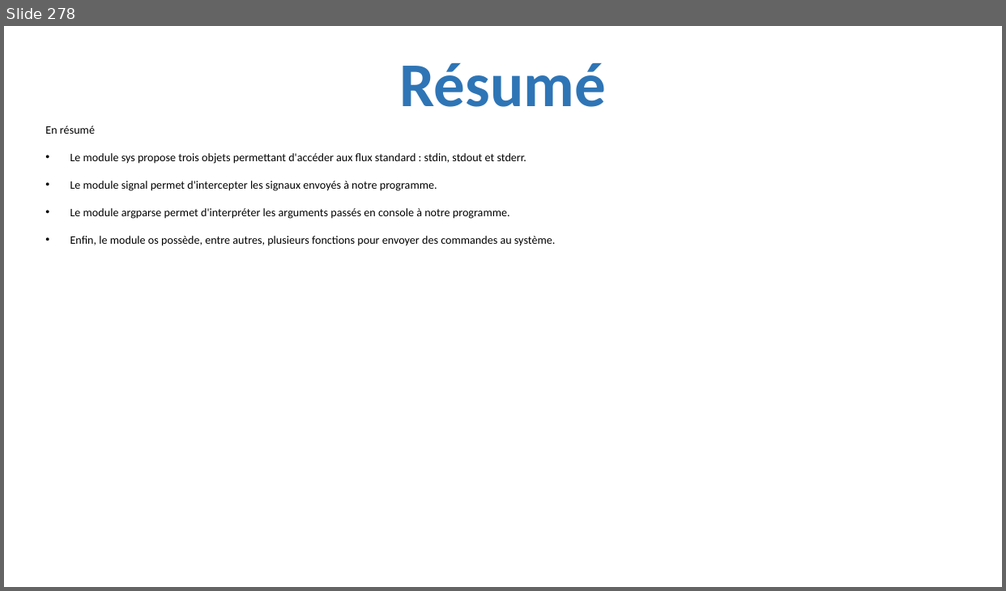
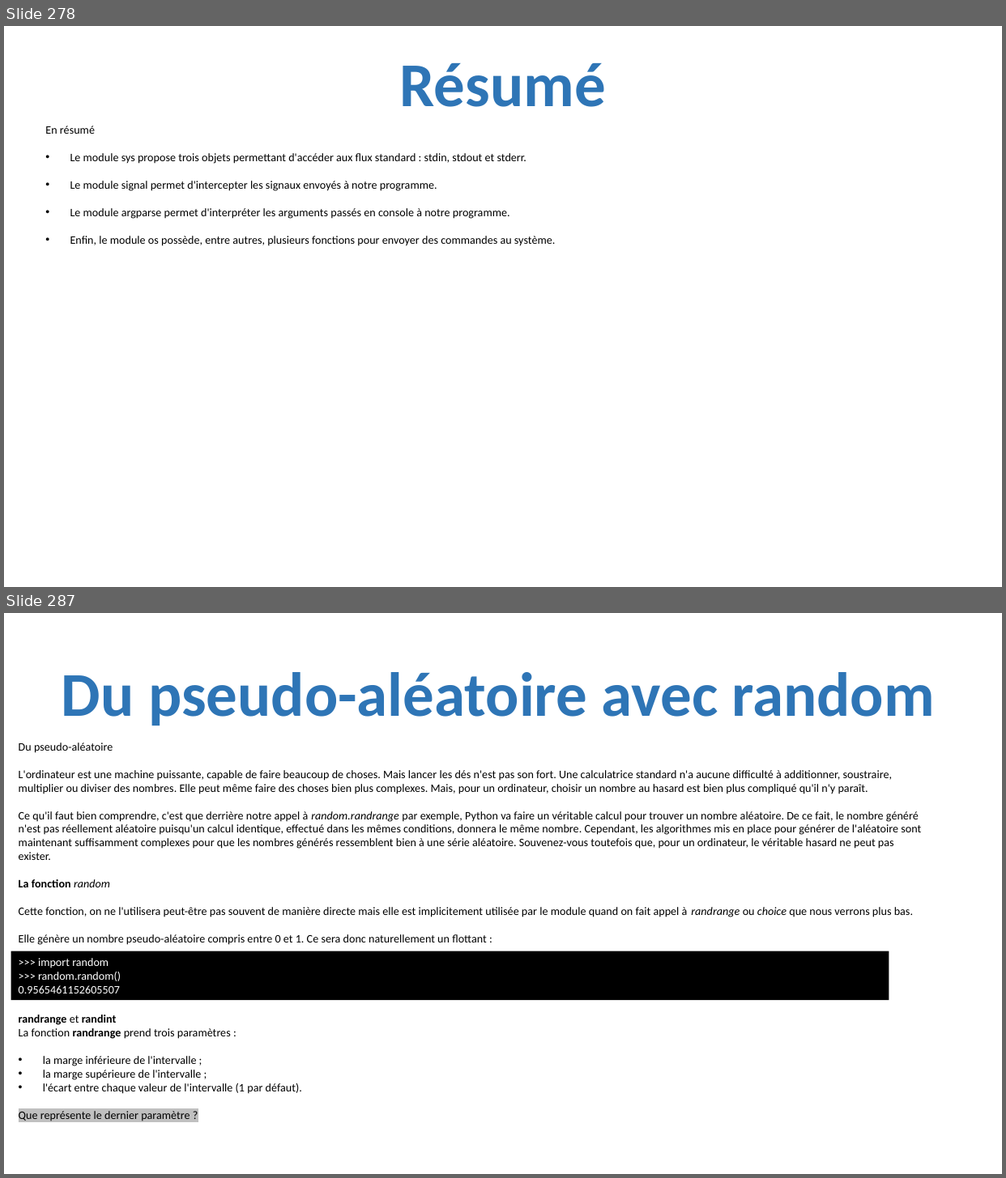
Before and after one commit to julienPalleau/PythonDoc, a slide deck: Python-resume.pptx. Shown one above the other, each under a label of ours: slide 278 before the commit, slides 278 and 287 after it; the slides between them are not shown. The pictures are 1006x591 and 1006x1178 pixels, drawn with LibreOffice and Linux fonts; fonts in the diff are those of the drawing. Boxes give left, top, right and bottom in pixels: in the first picture for what was removed or moved away, otherwise in the second. Text is boxed around its words. In the diff, an @@ line names an element or a change of style, - is before the commit and + after.

```diff
--- a/Python-resume.pptx
+++ b/Python-resume.pptx
@@ slide 287 added at bbox=[4, 613, 1002, 1174], background #FFFFFF @@
@@ title added at bbox=[62, 672, 935, 726], 60 pt, text #2E75B6, bold @@
+Du pseudo-aléatoire avec random
@@ text added at bbox=[19, 743, 921, 945], 11 pt, text #000000 @@
+Du pseudo-aléatoire
+L'ordinateur est une machine puissante, capable de faire beaucoup de choses. Mais lancer les dés n'est pas son fort. Une calculatrice standard n'a aucune difficulté à additionner, soustraire, multiplier ou diviser des nombres. Elle peut même faire des choses bien plus complexes. Mais, pour un ordinateur, choisir un nombre au hasard est bien plus compliqué qu'il n'y paraît.
+Ce qu'il faut bien comprendre, c'est que derrière notre appel à random.randrange par exemple, Python va faire un véritable calcul pour trouver un nombre aléatoire. De ce fait, le nombre généré n'est pas réellement aléatoire puisqu'un calcul identique, effectué dans les mêmes conditions, donnera le même nombre. Cependant, les algorithmes mis en place pour générer de l'aléatoire sont maintenant suffisamment complexes pour que les nombres générés ressemblent bien à une série aléatoire. Souvenez-vous toutefois que, pour un ordinateur, le véritable hasard ne peut pas exister.
+La fonction random
+Cette fonction, on ne l'utilisera peut-être pas souvent de manière directe mais elle est implicitement utilisée par le module quand on fait appel à randrange ou choice que nous verrons plus bas.
+Elle génère un nombre pseudo-aléatoire compris entre 0 et 1. Ce sera donc naturellement un flottant :
@@ rectangle added at bbox=[10, 952, 889, 1001], fill #000000, 11 pt, text #FFFFFF @@
+>>> import random
+>>> random.random()
+0.9565461152605507
@@ text added at bbox=[19, 1015, 302, 1121], 11 pt, text #000000 @@
+randrange et randint
+La fonction randrange prend trois paramètres :
+• la marge inférieure de l'intervalle ;
+• la marge supérieure de l'intervalle ;
+• l'écart entre chaque valeur de l'intervalle (1 par défaut).
+Que représente le dernier paramètre ?
```
Also in this commit, not shown: 20 other slides added.
